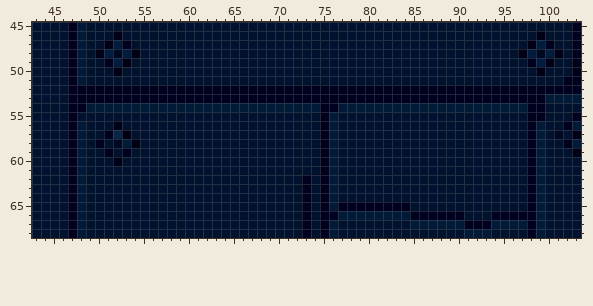
Pixel-art file: assets/network/backgroundv2.aseprite. Above is the file before it was changed.
320x180 pixels, 1 frame. Colours within 5 levels of each other are drawn and written as one. Shown: x 43..103, y 45..68.
The result:
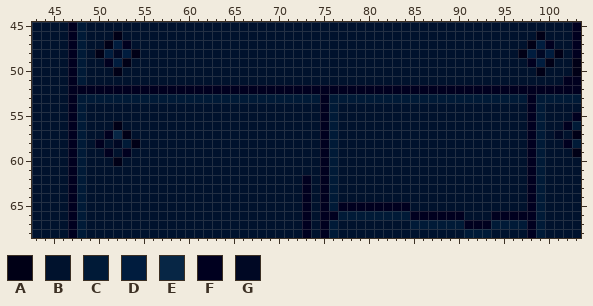
Palette (. is transparent): A #000016  B #00122d  C #001a37  D #001c3e  E #072645  F #00001f  G #000824
From the commit log: feat(net): improve tile decay mechanic to use per tile % chance system
Edits made:
Layer "Layer 4":
y 53: x 48..74 FFFFFFFFFFFFFFFFFFFFFFFFFFF -> CCCCCCCCCCCCCCCCCCCCCCCCCCC; x 76..97 FFFFFFFFFFFFFFFFFFFFFF -> CCCCCCCCCCCCCCCCCCCCCC; x 99 F -> C
y 54: x 48..74 FCCCCCCCCCCCCCCCCCCCCCCCCCC -> CBBBBBBBBBBBBBBBBBBBBBBBBBB; x 76..97 FCCCCCCCCCCCCCCCCCCCCC -> CBBBBBBBBBBBBBBBBBBBBB; x 99 F -> C
y 55: x 48 B -> C; x 99 F -> C
Boxes around the changes in both pictures, in picture pixels (x1, y1, x2, y2):
changed: (77, 94, 545, 121)
